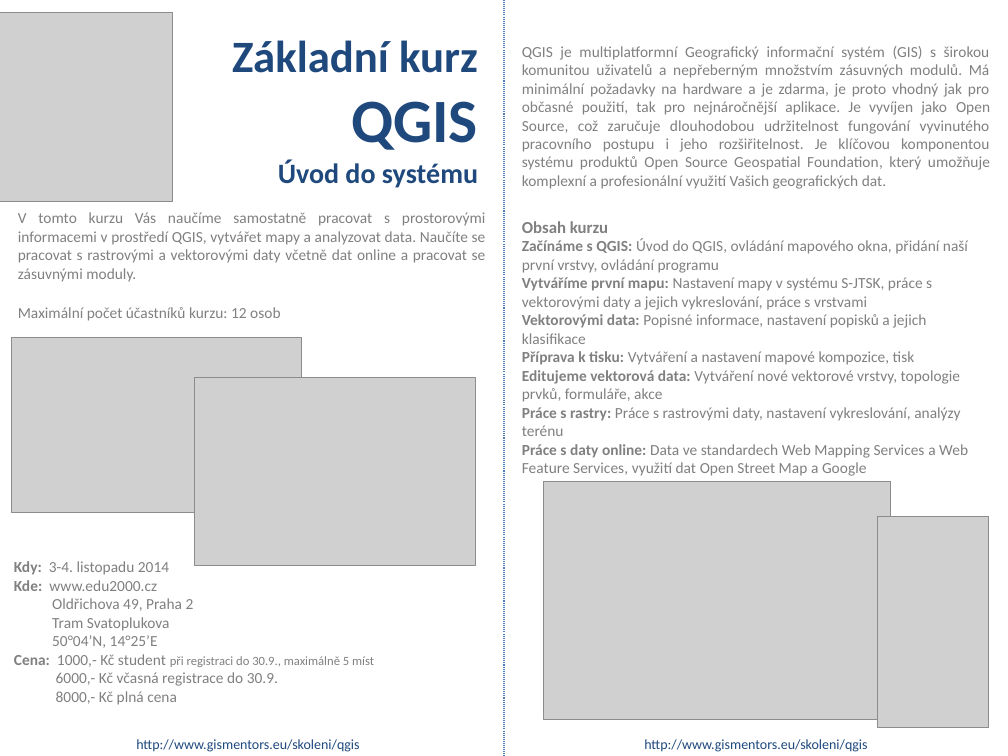
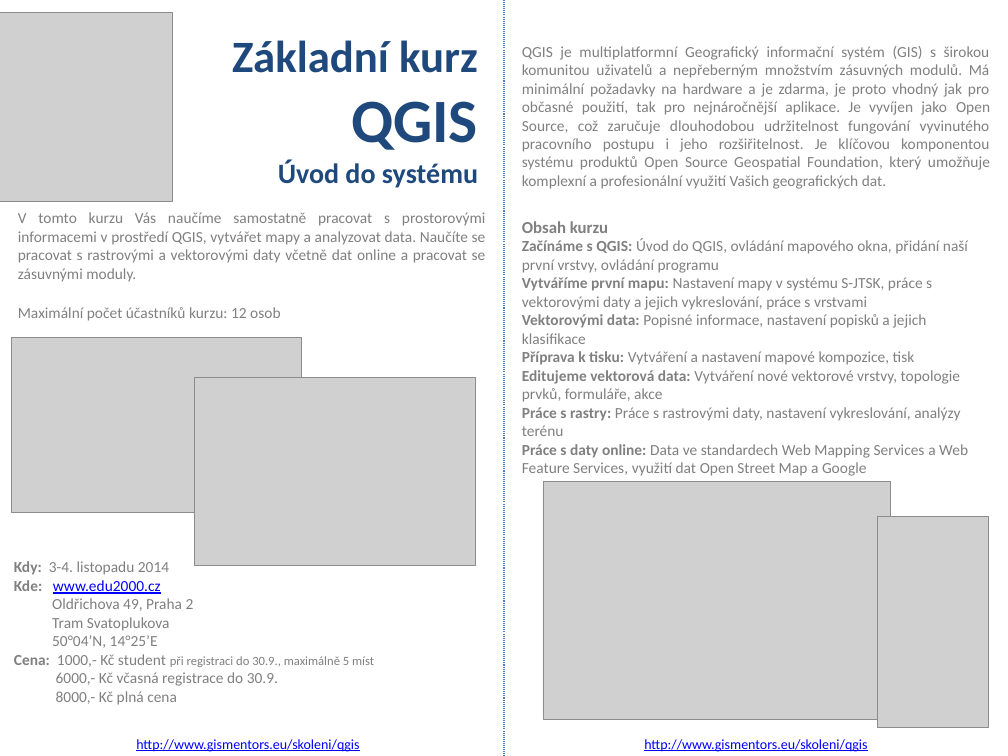
Before and after one commit to GISMentors/marketing, a slide deck: slide 1 of flyers/skoleni-qgis-zakladni.pptx. Drawn at 1008x756 pixels with LibreOffice and Linux fonts; fonts in the diff are those of the drawing; grey boxes stand for pictures. Boxes give left, top, right and bottom in pixels: in the first picture for what was removed or moved away, otherwise in the second. Text is boxed around its words. In the diff, an @@ line names an element or a change of style, - is before the commit and + after.

```diff
--- a/flyers/skoleni-qgis-zakladni.pptx
+++ b/flyers/skoleni-qgis-zakladni.pptx
@@ text at (x1=14, y1=580, x2=161, y2=594): text colour #808080 to #0000FF, underline on in "www.edu2000.cz" @@
@@ text "http://www.gismentors.eu/skoleni/qgis" at (x1=136, y1=739, x2=359, y2=752): text colour #1F497D to #0000FF, underline on @@
@@ text "http://www.gismentors.eu/skoleni/qgis" at (x1=644, y1=739, x2=867, y2=752): text colour #1F497D to #0000FF, underline on @@
```
Also in this commit, not shown: 5 other files.
